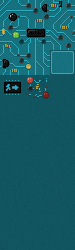
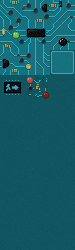
Comparing the layer stacks of the two 75x250 images. Changes:
painted on "Layer 16" over (1, 1, 75, 48)
painted on "Layer 17" over (9, 11, 70, 47)
